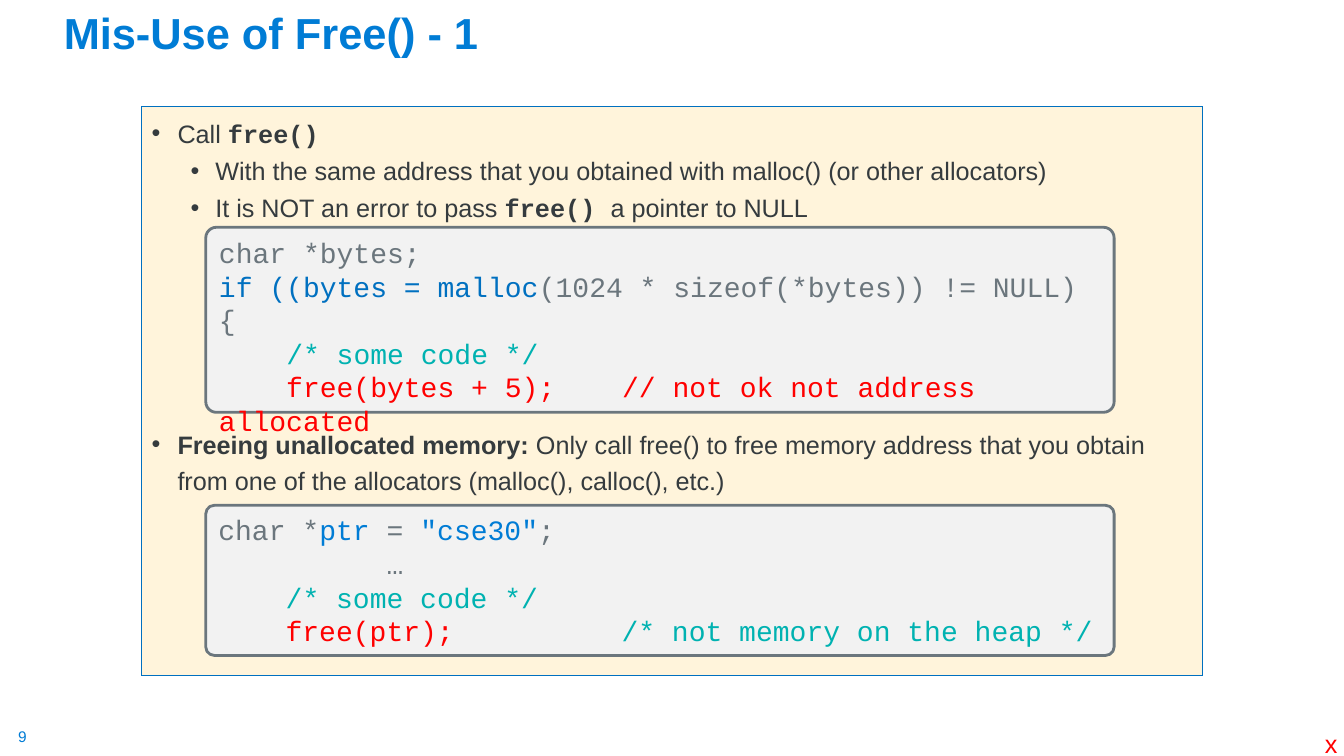
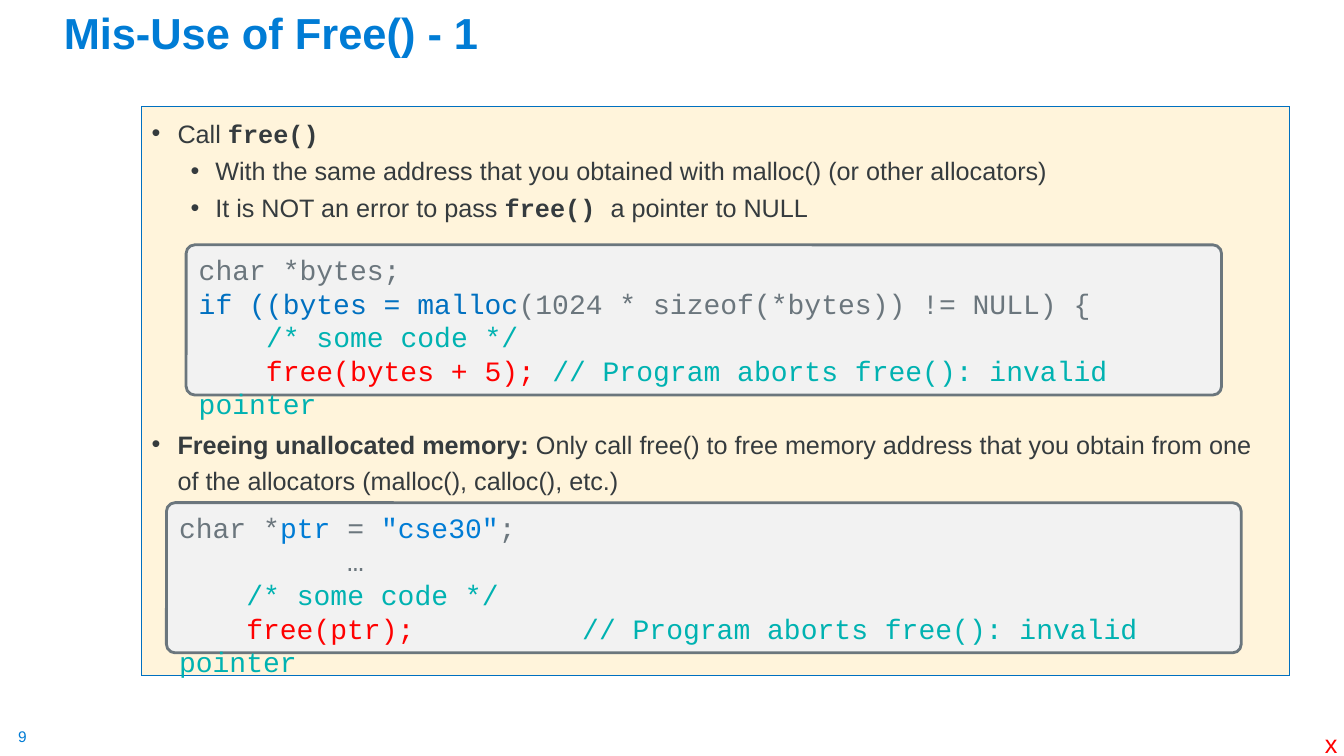
Before and after one commit to cse30-sp24/Muller-Slides, a slide deck: slide 9 of Lecture-9.pptx. Drawn at 1344x756 pixels with LibreOffice and Linux fonts; fonts in the diff are those of the drawing. Boxes give left, top, right and bottom in pixels: in the first picture for what was removed or moved away, otherwise in the second. Text is boxed around its words. In the diff, an @@ line names an element or a change of style, - is before the commit and + after.

```diff
--- a/Lecture-9.pptx
+++ b/Lecture-9.pptx
@@ text "Call free()": place and size @@
-text "Call free()" at [141,107,1203,677]
+text "Call free()" at [141,107,1290,677]
@@ rounded rectangle "char *bytes;": place and size @@
-rounded rectangle "char *bytes;" at [206,227,1114,412]
+rounded rectangle "char *bytes;" at [187,245,1222,395]
@@ text in rounded rectangle at [266,361,1107,387]: text changed; text colour #FF0000 to #00B2B1 @@
-free(bytes + 5); // not ok not address allocated
+free(bytes + 5); // Program aborts free(): invalid pointer
@@ rounded rectangle "char *ptr = "cse30";": place and size @@
-rounded rectangle "char *ptr = "cse30";" at [206,505,1114,655]
+rounded rectangle "char *ptr = "cse30";" at [166,503,1241,653]
@@ text in rounded rectangle at [246,619,1137,645]: text changed @@
-free(ptr); /* not memory on the heap */
+free(ptr); // Program aborts free(): invalid pointer
```
Also in this commit, not shown: 12 other slides changed, 1 slide added, 1 slide removed, 1 other file.
